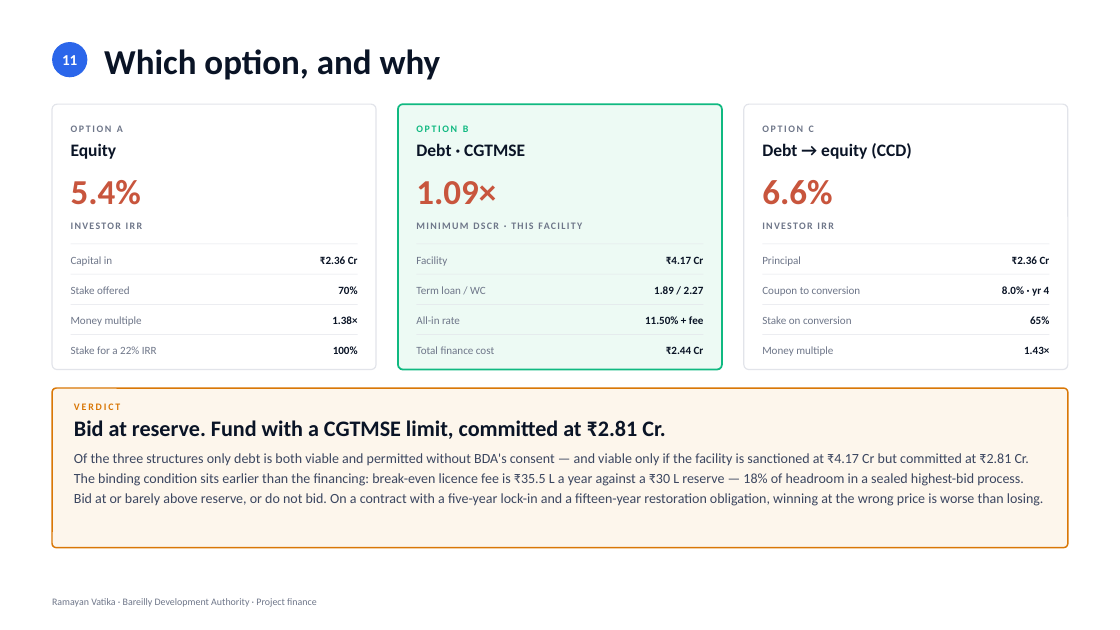
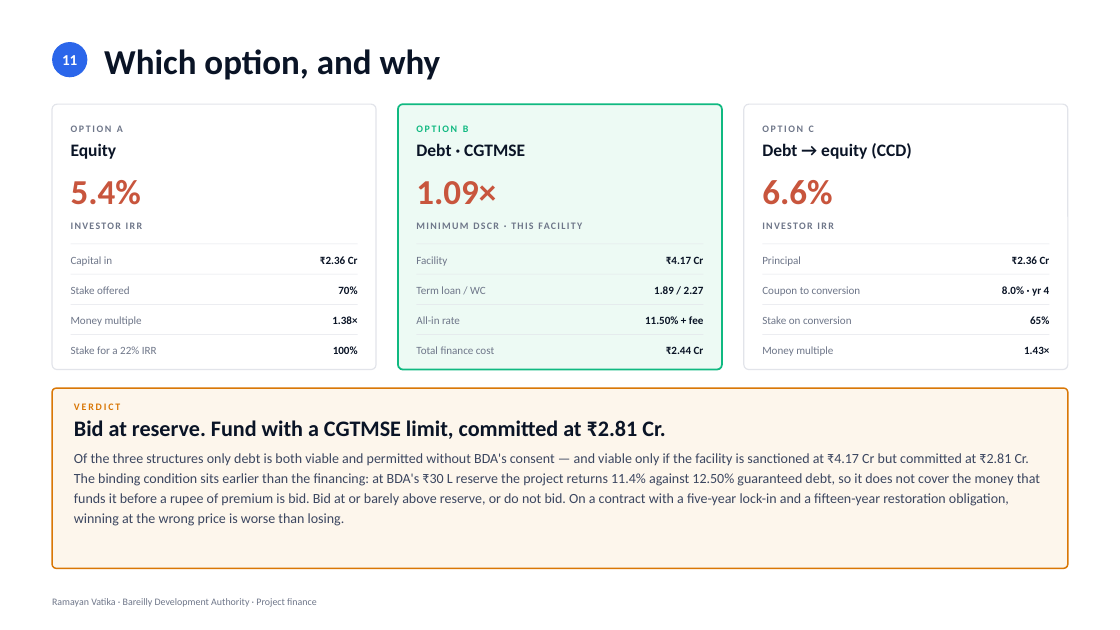
Before and after one commit to eodcfo/vappl-deck, a slide deck: slide 13 of pptx/EOD-Ramayan-Vatika-Project-Finance.pptx. Drawn at 1120x630 pixels with LibreOffice and Linux fonts; fonts in the diff are those of the drawing. Boxes give left, top, right and bottom in pixels: in the first picture for what was removed or moved away, otherwise in the second. Text is boxed around its words. In the diff, an @@ line names an element or a change of style, - is before the commit and + after.

```diff
--- a/pptx/EOD-Ramayan-Vatika-Project-Finance.pptx
+++ b/pptx/EOD-Ramayan-Vatika-Project-Finance.pptx
@@ rounded rectangle: place and size @@
-rounded rectangle at box(52, 388, 1068, 548)
+rounded rectangle at box(52, 388, 1068, 569)
@@ rounded rectangle at box(52, 388, 1068, 569): proportions changed @@
@@ text at box(74, 453, 1040, 526): text changed @@
-Of the three structures only debt is both viable and permitted without BDA's consent — and viable only if the facility is sanctioned at ₹4.17 Cr but committed at ₹2.81 Cr. The binding condition sits earlier than the financing: break-even licence fee is ₹35.5 L a year against a ₹30 L reserve — 18% of headroom in a sealed highest-bid process. Bid at or barely above reserve, or do not bid. On a contract with a five-year lock-in and a fifteen-year restoration obligation, winning at the wrong price is worse than losing.
+Of the three structures only debt is both viable and permitted without BDA's consent — and viable only if the facility is sanctioned at ₹4.17 Cr but committed at ₹2.81 Cr. The binding condition sits earlier than the financing: at BDA's ₹30 L reserve the project returns 11.4% against 12.50% guaranteed debt, so it does not cover the money that funds it before a rupee of premium is bid. Bid at or barely above reserve, or do not bid. On a contract with a five-year lock-in and a fifteen-year restoration obligation, winning at the wrong price is worse than losing.
```
Also in this commit, not shown: 3 other slides changed, 11 other files.
